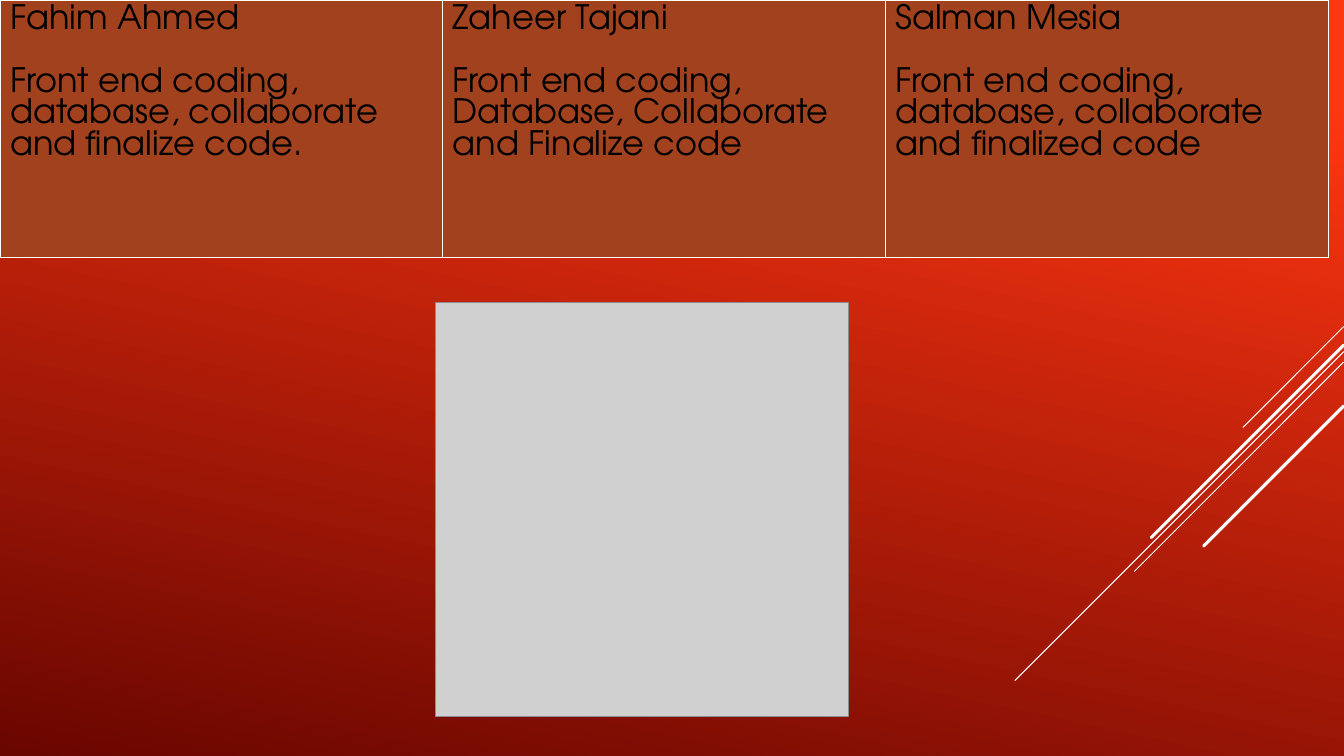
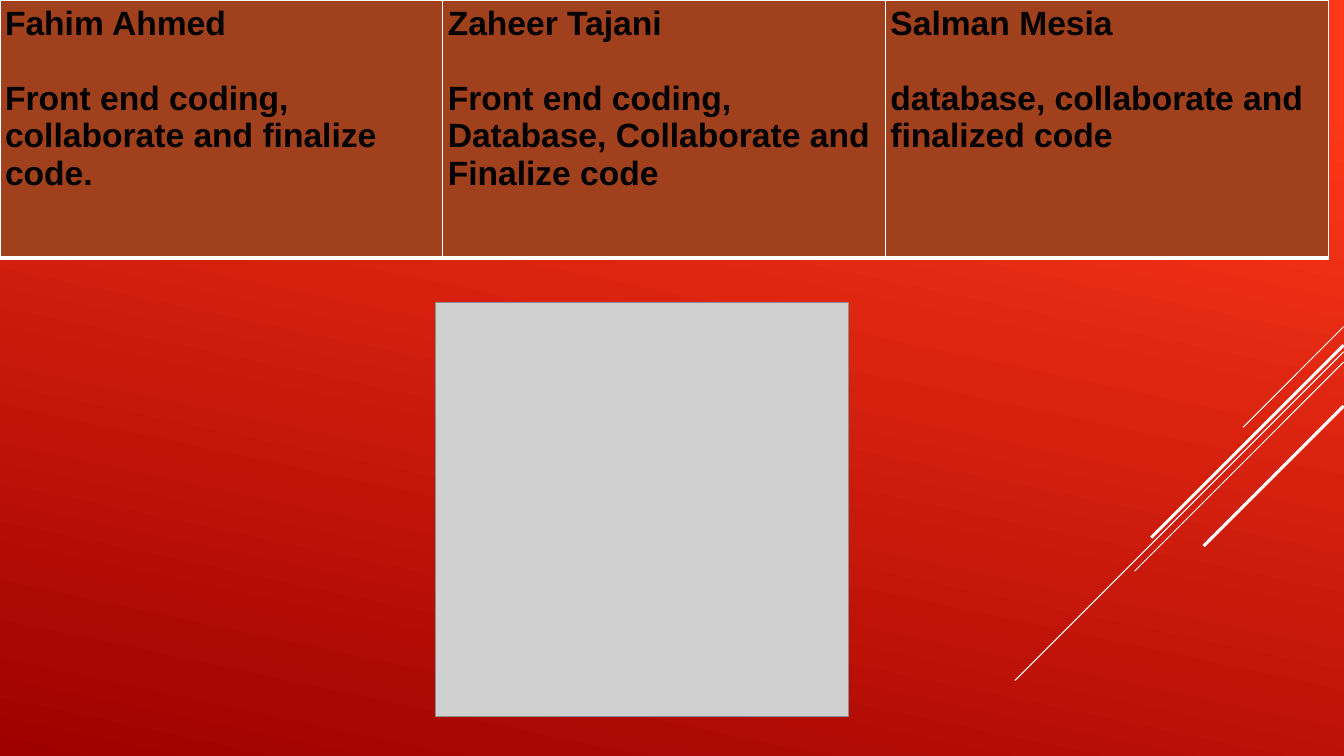
Before and after one commit to tajaniz95/WebProgrammingProjects, a slide deck: slide 2 of Project4/Online virtual agent.pptx. Drawn at 1344x756 pixels with LibreOffice and Linux fonts; fonts in the diff are those of the drawing; grey boxes stand for pictures. Boxes give left, top, right and bottom in pixels: in the first picture for what was removed or moved away, otherwise in the second. Text is boxed around its words. In the diff, an @@ line names an element or a change of style, - is before the commit and + after.

```diff
--- a/Project4/Online virtual agent.pptx
+++ b/Project4/Online virtual agent.pptx
@@ background gradient #FF3712 to #6A0600 to gradient #FE3819 to #9E0000 @@
@@ table at (0,0,1328,258) @@
-row 1, column 1: Fahim Ahmed / Front end coding, database, collaborate and finalize code.
+row 1, column 1: Fahim Ahmed / Front end coding, collaborate and finalize code.
-row 1, column 3: Salman Mesia / Front end coding, database, collaborate and finalized code
+row 1, column 3: Salman Mesia / database, collaborate and finalized code
@@ fill #A1411D to #A1401C in row 1 @@
@@ font TeX Gyre Adventor to Arial, bold on in "Zaheer Tajani", "Front end coding, Database, Collaborate and Finalize ..." @@
```
Also in this commit, not shown: 9 other slides changed, 1 slide added, 2 slides removed, 31 other files.
